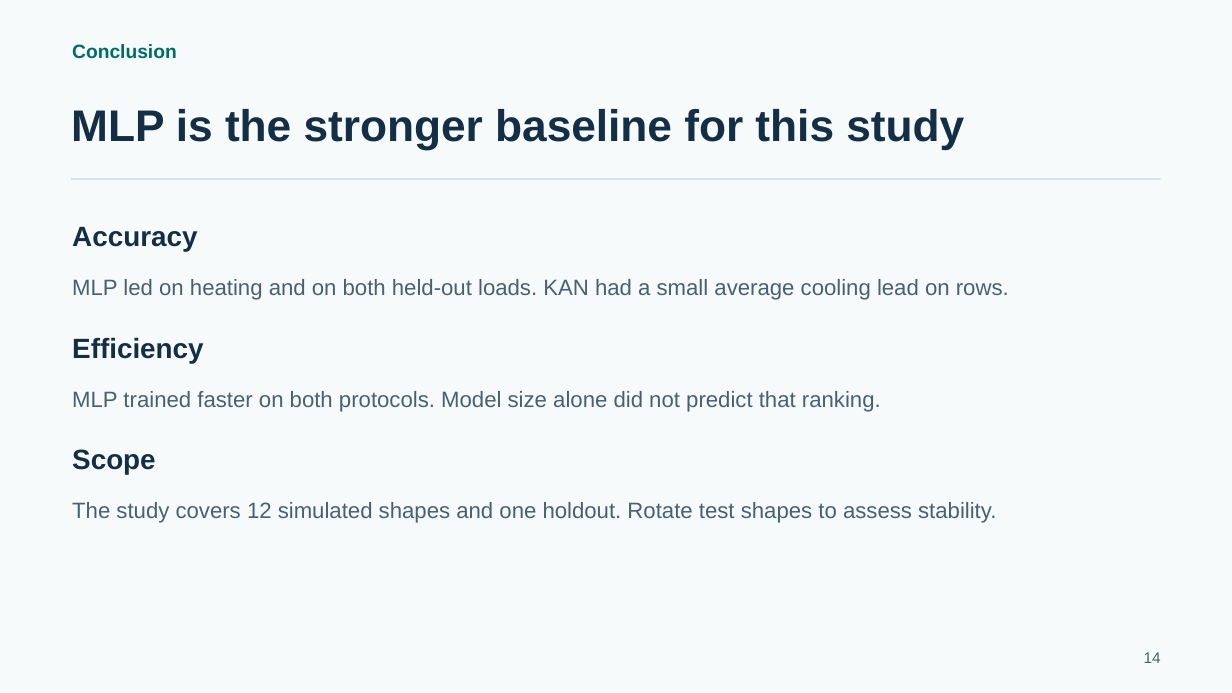
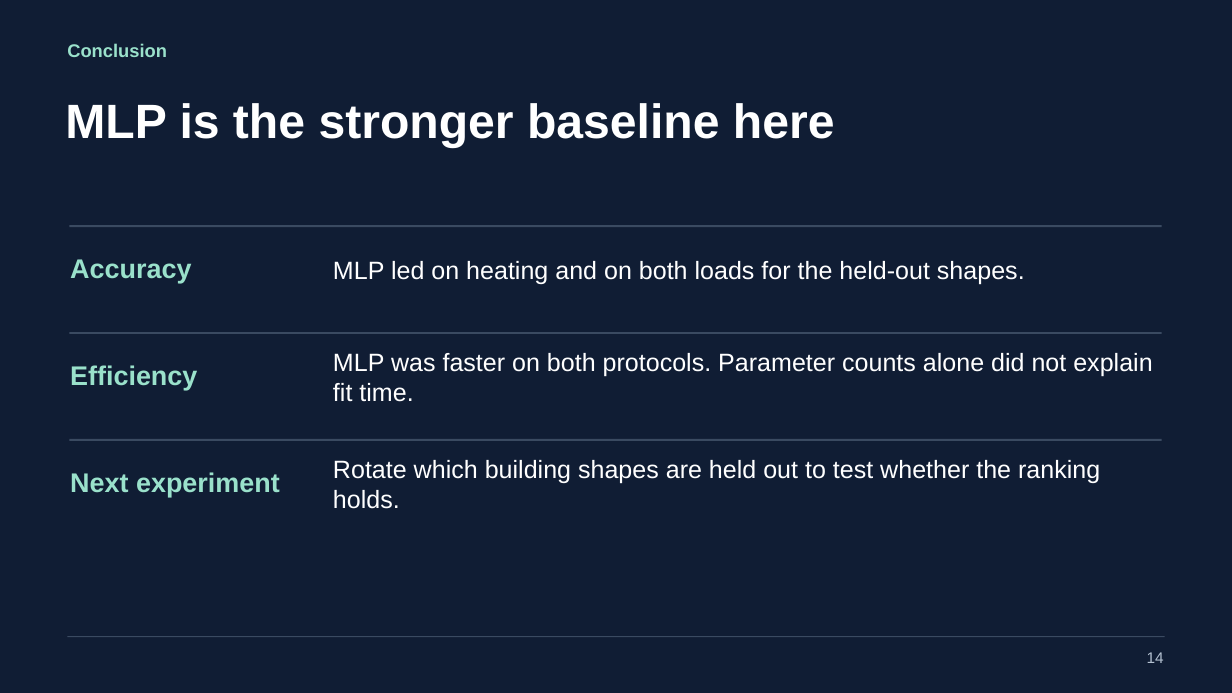
Before and after one commit to wei470/8610-Project, a slide deck: slide 14 of Presentation.pptx. Drawn at 1232x693 pixels with LibreOffice and Linux fonts; fonts in the diff are those of the drawing. Boxes give left, top, right and bottom in pixels: in the first picture for what was removed or moved away, otherwise in the second. Text is boxed around its words. In the diff, an @@ line names an element or a change of style, - is before the commit and + after.

```diff
--- a/Presentation.pptx
+++ b/Presentation.pptx
@@ background #F7FAFB to #101D34 @@
@@ text "Conclusion" at <box>67,43,167,57</box>: size 15 to 14.2 pt, text colour #006B68 to #9AE1CB @@
@@ text at <box>65,103,835,148</box>: text changed; size 34.5 to 37.5 pt; text colour #142F45 to #FFFFFF @@
-MLP is the stronger baseline for this study
+MLP is the stronger baseline here
@@ rectangle added at <box>69,226,1162,227</box>, fill #3A4A61 @@
@@ text "Accuracy" at <box>70,259,191,283</box>: size 21.8 to 21 pt, text colour #142F45 to #9AE1CB @@
@@ text "Accuracy": place and size @@
-text "Accuracy" at <box>72,227,197,251</box>
+text "Accuracy" at <box>70,259,191,283</box>
@@ text at <box>333,261,1025,285</box>: text changed; size 17.2 to 19.5 pt; text colour #476173 to #FFFFFF @@
-MLP led on heating and on both held-out loads. KAN had a small average cooling lead on rows.
+MLP led on heating and on both loads for the held-out shapes.
@@ rectangle added at <box>69,332,1162,334</box>, fill #3A4A61 @@
@@ text "Efficiency": place and size @@
-text "Efficiency" at <box>72,337,204,363</box>
+text "Efficiency" at <box>70,365,197,390</box>
@@ text "Efficiency" at <box>70,365,197,390</box>: size 21.8 to 21 pt, text colour #142F45 to #9AE1CB @@
@@ text at <box>333,353,1152,402</box>: text changed; size 17.2 to 19.5 pt; text colour #476173 to #FFFFFF @@
-MLP trained faster on both protocols. Model size alone did not predict that ranking.
+MLP was faster on both protocols. Parameter counts alone did not explain fit time.
@@ rectangle added at <box>69,439,1162,441</box>, fill #3A4A61 @@
@@ text removed at <box>72,449,156,475</box> @@
-Scope
@@ text added at <box>70,472,280,497</box>, 21 pt, text #9AE1CB, bold @@
+Next experiment
@@ text added at <box>333,460,1100,509</box>, 19.5 pt, text #FFFFFF @@
+Rotate which building shapes are held out to test whether the ranking holds.
@@ text removed at <box>72,502,996,523</box> @@
-The study covers 12 simulated shapes and one holdout. Rotate test shapes to assess stability.
@@ rectangle: place and size @@
-rectangle at <box>71,178,1161,180</box>
+rectangle at <box>67,637,1165,638</box>
@@ rectangle at <box>67,637,1165,638</box>: fill #D7E3E9 to #3A4A61 @@
@@ text "14" at <box>1147,652,1164,663</box>: text colour #476173 to #B3C0D0 @@
```
Also in this commit, not shown: 9 other slides changed, 5 slides added, 5 slides removed.
